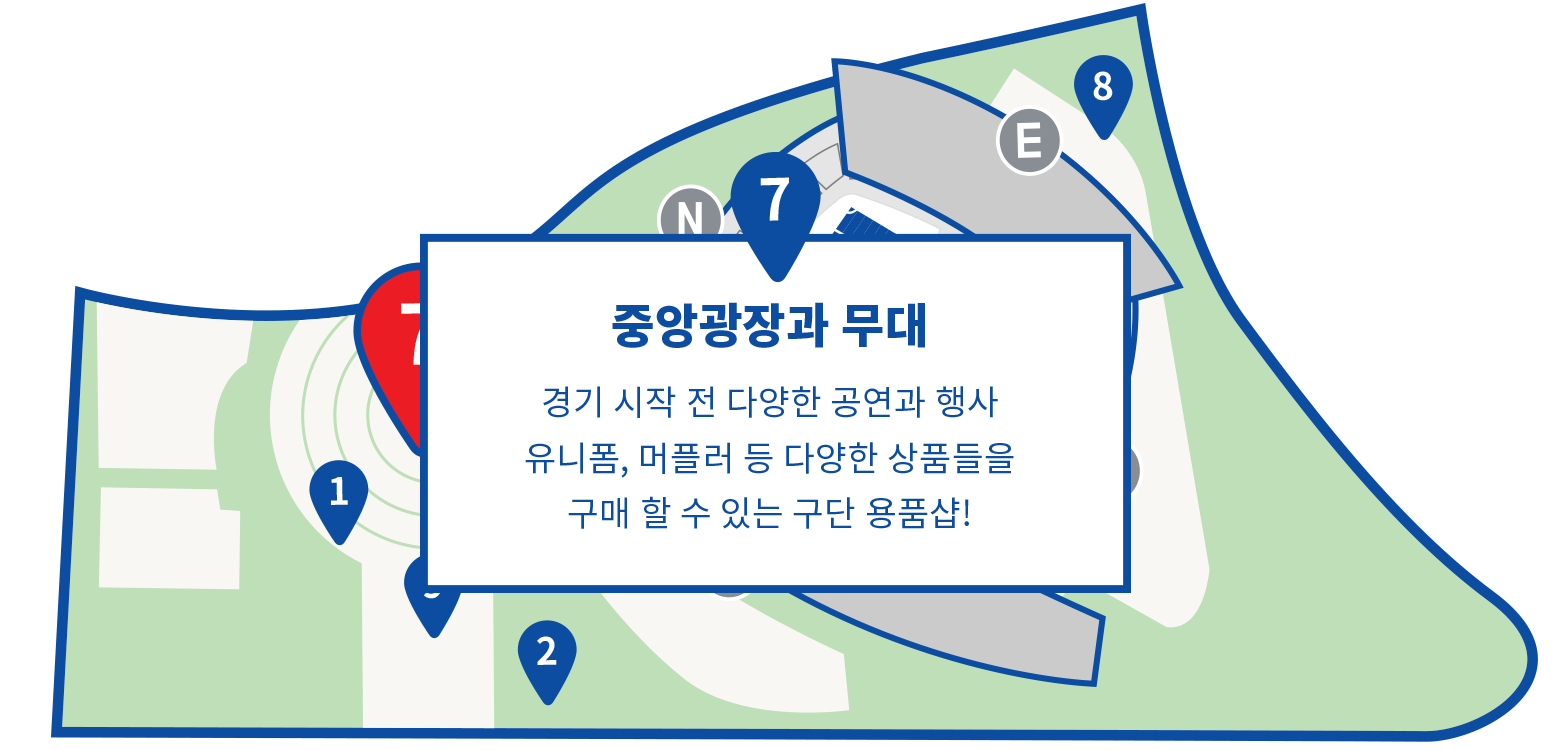
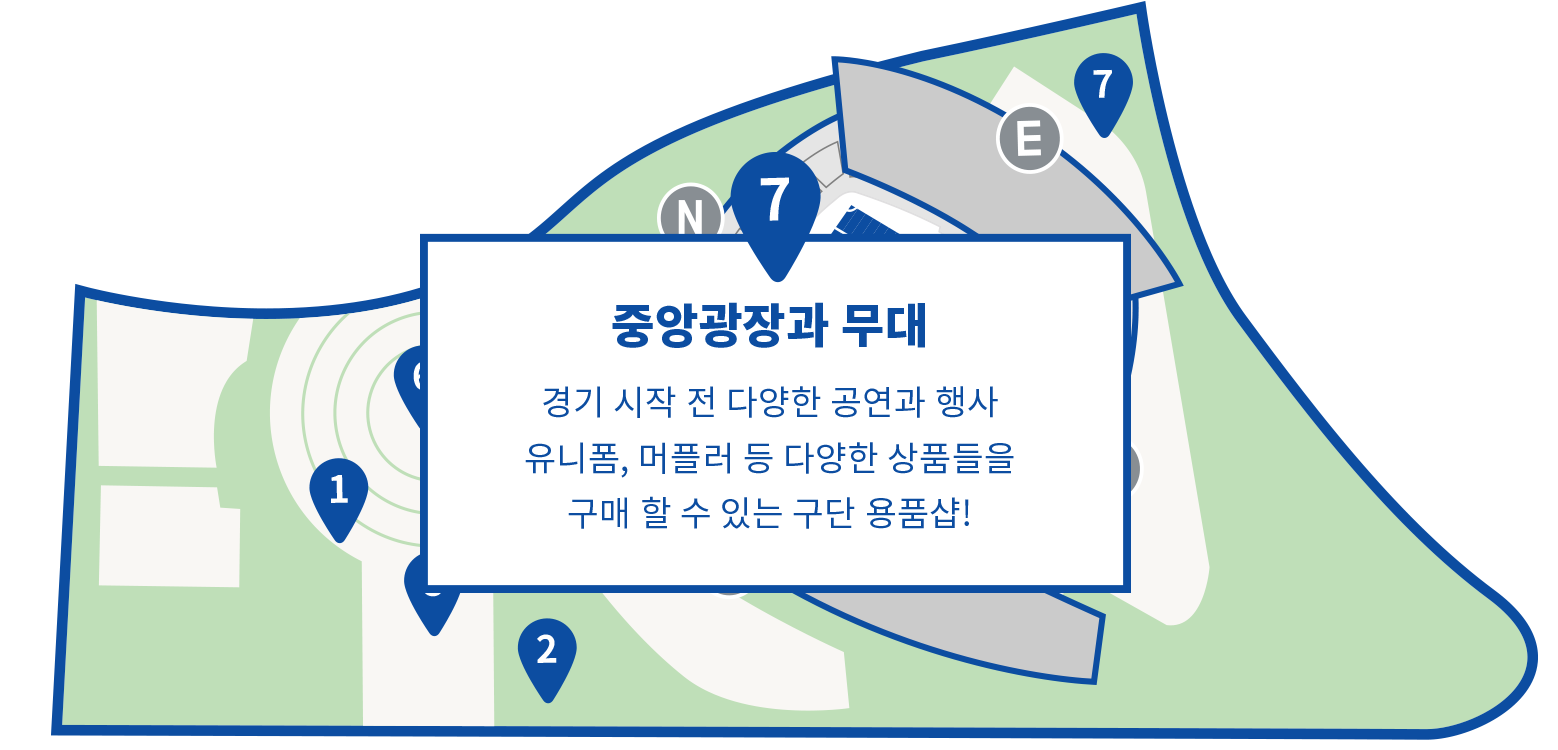
Revision of a layered 1558 × 750 image; what changed, layer by layer:
added layer "벡터 고급 개체" (2nd of 3) above "벡터 고급 개체" over box(51, 1, 1538, 740)
hid "벡터 고급 개체" (3rd of 3) over box(51, 3, 1538, 742)
